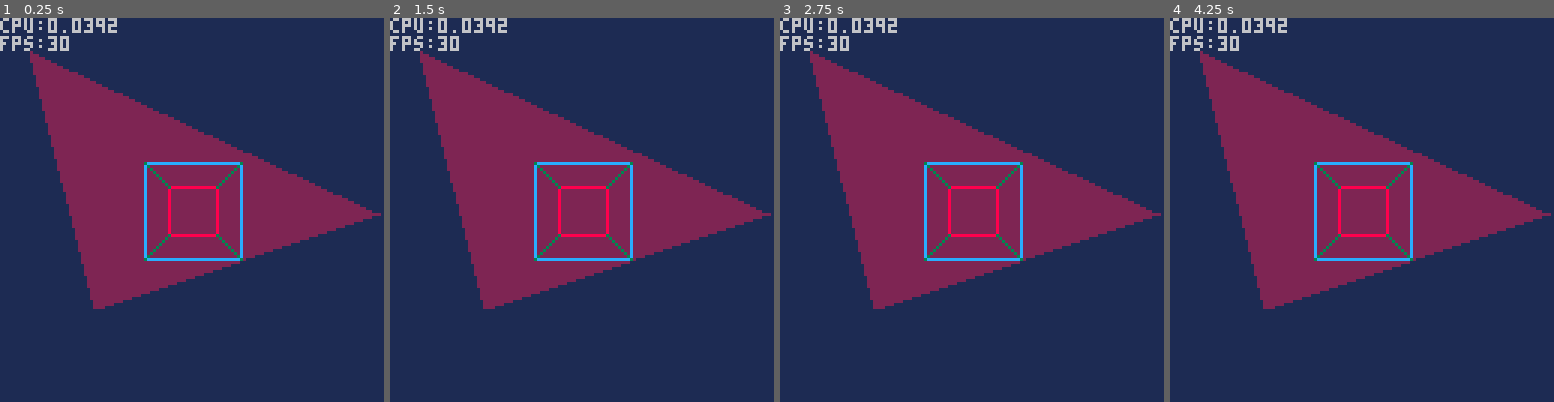
Above: before the commit, frames 1-4 (left to right).
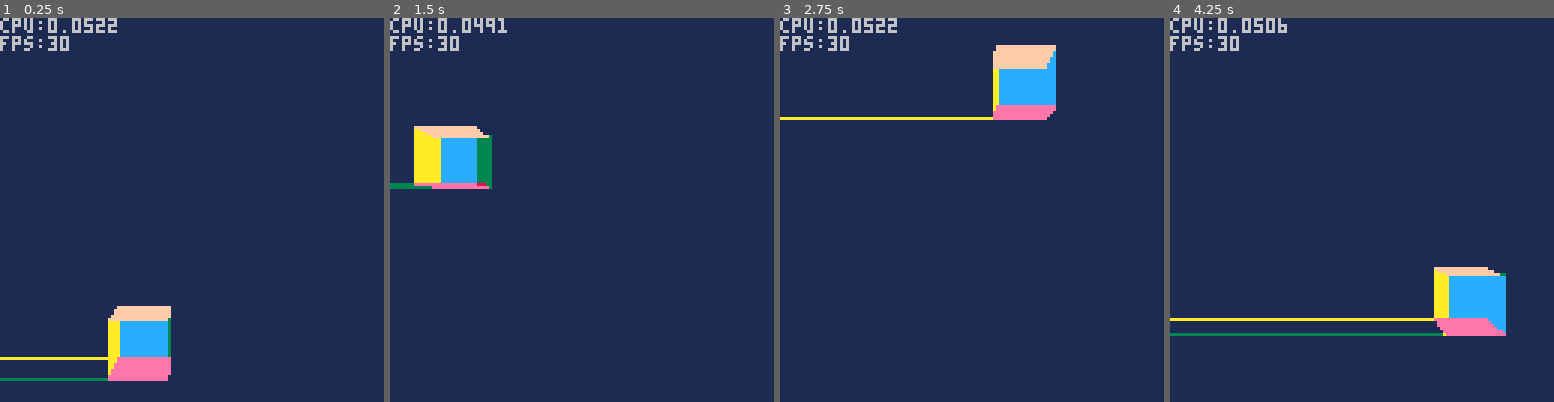
Above: after the commit, the same moments.

Repository: RobertCurry0216/pico-8
Game: PICO-8 cartridge gfs/main.p8
Two runs of this game, one before a commit and one after it. Both use one fixed random seed, a clock stepped at 60 frames per second and the inputs below.
Inputs:
- Up to frame 1 (0.25 s): no input
- Up to frame 2 (1.5 s): no input
- Up to frame 3 (2.75 s): no input
- Up to frame 4 (4.25 s): no input

The runs differ from the first frame. In frame 1, 31% of the frame differs, in the area x 0-100%, y 0-95%; in frame 2, 29%; in frame 3, 31%; in frame 4, 32%, in the area x 0-100%, y 0-83%.

Commit message:
wireframe model rendering working

Diff:
--- a/gfs/main.p8
+++ b/gfs/main.p8
@@ -8,16 +8,49 @@
 
 function _init()
 	c = camera:new()
+	vertexes = {
+		vector:new(-1, 1, 1),
+		vector:new(-1, -1, 1),
+		vector:new(1, -1, 1),
+		vector:new(1, 1, -1),
+		vector:new(-1, 1, -1),
+		vector:new(-1, -1, -1),
+		vector:new(1, -1, -1),
+		vector:new(1, 1, 1)
+	}
+
+	triangles = {
+		triangle:new(8, 1, 2, 8),
+		triangle:new(8, 2, 3, 8),
+		triangle:new(4, 8, 3, 3),
+		triangle:new(4, 3, 7, 3),
+		triangle:new(5, 4, 7, 12),
+		triangle:new(5, 7, 6, 12),
+		triangle:new(1, 5, 6, 10),
+		triangle:new(1, 6, 2, 10),
+		triangle:new(4, 5, 1, 14),
+		triangle:new(4, 1, 8, 14),
+		triangle:new(2, 6, 7, 15),
+		triangle:new(2, 7, 3, 15)
+	}
+
+	cube = model:new(vertexes, triangles, "cube")
+	cubeinst = instance:new(
+		cube,
+		vector:new(2,2,14)
+	)
+	scene = {cubeinst}
 end
 
 function _update()
+	cubeinst.pos.x = sin(time()/5)*5
+	cubeinst.pos.y = cos(time()/5)*5
 
 end
 
 function _draw()
 	cls(1)
-	trifill(10,10,126,64,32,96,2)
-	c:render()
+	c:render(scene)
 	color()
 	print("cpu:"..stat(1))
 	print("fps:"..stat(7))
--- a/gfs/raster/engine.p8
+++ b/gfs/raster/engine.p8
@@ -9,7 +9,10 @@
 ]]
 
 --trifill
-function trifill(x1,y1,x2,y2,x3,y3,c)
+function trifill(p1, p2, p3, c)
+  local x1,y1 = p1.x, p1.y
+  local x2,y2 = p2.x, p2.y
+  local x3,y3 = p3.x, p3.y
   if y2 < y1 then x1,y1, x2,y2 = x2,y2, x1,y1 end
   if y3 < y1 then x1,y1, x3,y3 = x3,y3, x1,y1 end
   if y3 < y2 then x3,y3, x2,y2 = x2,y2, x3,y3 end
@@ -22,24 +25,75 @@
   deli(x12)
   local x123 = join(x12,x23)
 
-  -- determine left/right
-  local m = ceil(#x123/2)
-  local xleft, xright
-  if x13[m] < x123[m] then
-    xleft = x13
-    xright = x123
-  else
-    xleft = x123
-    xright = x13
-  end
-
   --draw lines
   local ymax = ceil(y3-y1)
   for y=1,ymax do
-    line(xleft[y],y+y1,xright[y],y+y1,c)
+    line(x13[y],y+y1,x123[y],y+y1,c)
   end
 
   color()
+end
+
+function triwire(p1,p2,p3,c)
+  color(c)
+  line(p1.x,p1.y,p2.x,p2.y)
+  line(p3.x,p3.y)
+  line(p1.x,p1.y)
+  color()
+end
+
+-->8
+--objects
+
+triangle = {
+  __tostring = function(self) return "<tri:"..self.p1..":"..self.p2..":"..self.p3..">" end
+}
+
+function triangle:new(p1,p2,p3,col)
+  --constructor
+  local t = {}
+  setmetatable(t, triangle)
+  t.p1 = p1
+  t.p2 = p2
+  t.p3 = p3
+  t.col = col
+  --methods
+
+  --end class
+  return t
+end
+
+model = {
+  __tostring = function(self) return "<model:"..self.name..">" end
+}
+
+function model:new(points, triangles, name)
+  --constructor
+  local m = {}
+  setmetatable(m, model)
+  m.name = name or "-"
+  m.points = points
+  m.triangles = triangles
+  --methods
+
+  --end class
+  return m
+end
+
+instance = {
+  __tostring = function(self) return "<inst:"..self.model.name..">" end
+}
+
+function instance:new(model, pos)
+  --constructor
+  local i = {}
+  setmetatable(i, instance)
+  i.model = model
+  i.pos = pos or vector:new()
+  --methods
+
+  --end class
+  return i
 end
 
 -->8
@@ -55,8 +109,8 @@
   local c = {}
   setmetatable(c, camera)
   c.pos = vector:new()
-  c.vwidth = 8
-  c.vheight = 8
+  c.vwidth = 1
+  c.vheight = 1
   c.vdepth = 1
   c.voffset = vector:new(64,64)
 
@@ -68,37 +122,26 @@
     return vector:new(x,y) + self.voffset
   end
 
-  function c:renderline(p1,p2,col)
-    local c1 = self:projectvertex(p1)
-    local c2 = self:projectvertex(p2)
-    line(c1.x,c1.y,c2.x,c2.y,col)
+  function c:renderinst(inst)
+    --project all points into scene
+    local proj = {}
+    for p in all(inst.model.points) do
+      add(proj, self:projectvertex(p + inst.pos))
+    end
+
+    --draw projected triangles
+    for t in all(inst.model.triangles) do
+      local p1 = proj[t.p1]
+      local p2 = proj[t.p2]
+      local p3 = proj[t.p3]
+      trifill(p1, p2, p3, t.col)
+    end
   end
 
-  function c:render()
-    local vAf = vector:new(-1,  1, 1)
-    local vBf = vector:new( 1,  1, 1)
-    local vCf = vector:new( 1, -1, 1)
-    local vDf = vector:new(-1, -1, 1)
-
-    local vAb = vector:new(-1,  1, 2)
-    local vBb = vector:new( 1,  1, 2)
-    local vCb = vector:new( 1, -1, 2)
-    local vDb = vector:new(-1, -1, 2)
-
-    self:renderline(vAf, vBf, 12);
-    self:renderline(vBf, vCf, 12);
-    self:renderline(vCf, vDf, 12);
-    self:renderline(vDf, vAf, 12);
-
-    self:renderline(vAb, vBb, 8);
-    self:renderline(vBb, vCb, 8);
-    self:renderline(vCb, vDb, 8);
-    self:renderline(vDb, vAb, 8);
-
-    self:renderline(vAf, vAb, 3);
-    self:renderline(vBf, vBb, 3);
-    self:renderline(vCf, vCb, 3);
-    self:renderline(vDf, vDb, 3);
+  function c:render(scene)
+    for i in all(scene) do
+      self:renderinst(i)
+    end
   end
 
   --end class
